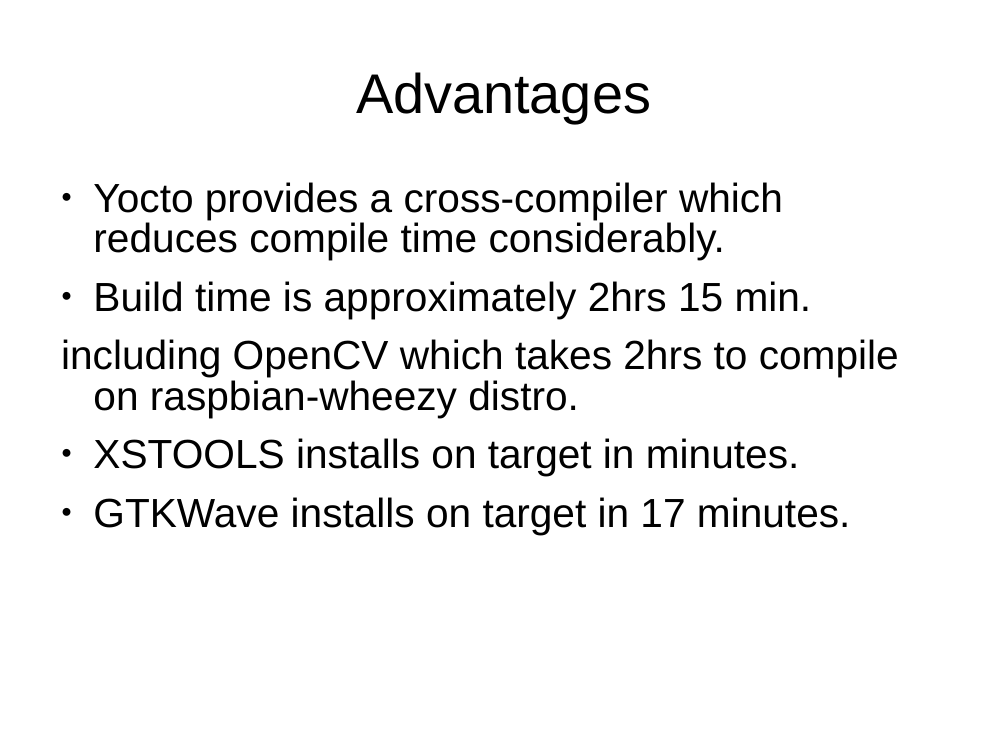
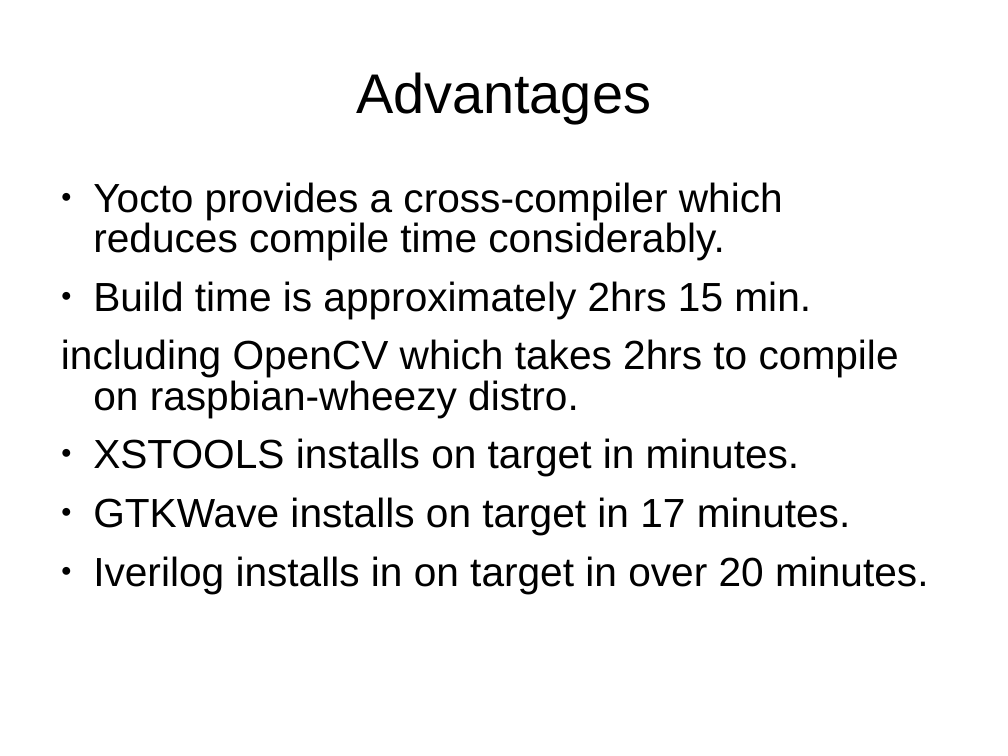
Before and after one commit to develone/raspberrypi2_yocto, a slide deck: slide 3 of doc/yocto_raspbain.ppt. Drawn at 1008x756 pixels with LibreOffice and Linux fonts; fonts in the diff are those of the drawing. Boxes give left, top, right and bottom in pixels: in the first picture for what was removed or moved away, otherwise in the second. Text is boxed around its words. In the diff, an @@ line names an element or a change of style, - is before the commit and + after.

```diff
--- a/doc/yocto_raspbain.ppt
+++ b/doc/yocto_raspbain.ppt
@@ text at box(93, 556, 929, 593): paragraph added @@
+● Iverilog installs in on target in over 20 minutes.
```
Also in this commit, not shown: 3 other slides changed, 1 slide added.
